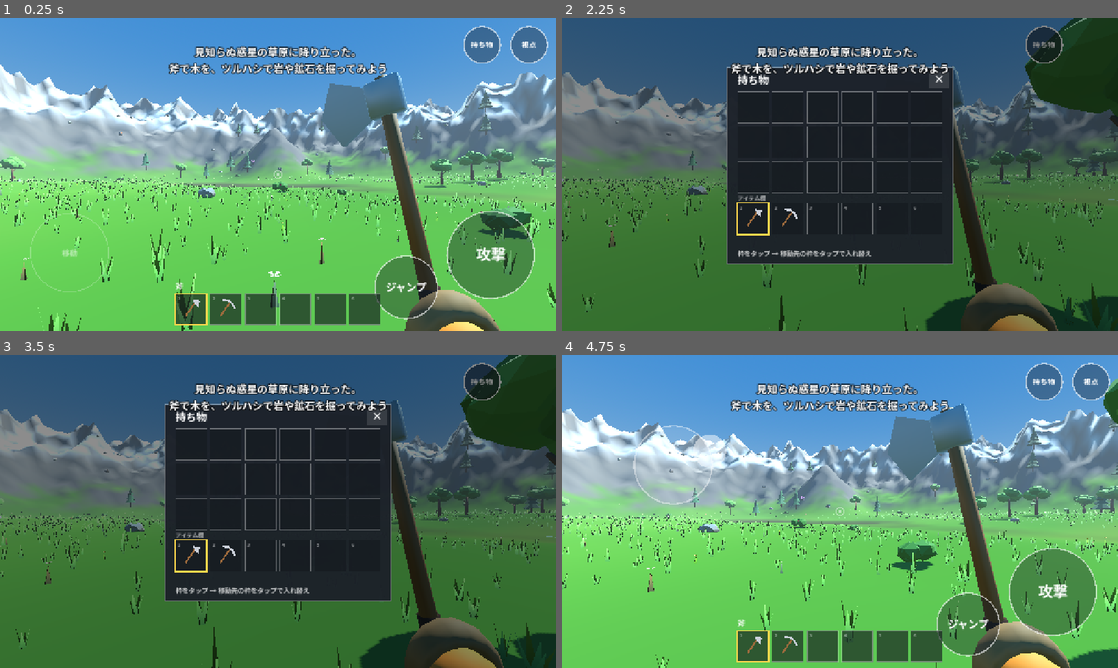
Above: before the commit, frames 1-4 (two rows, left to right).
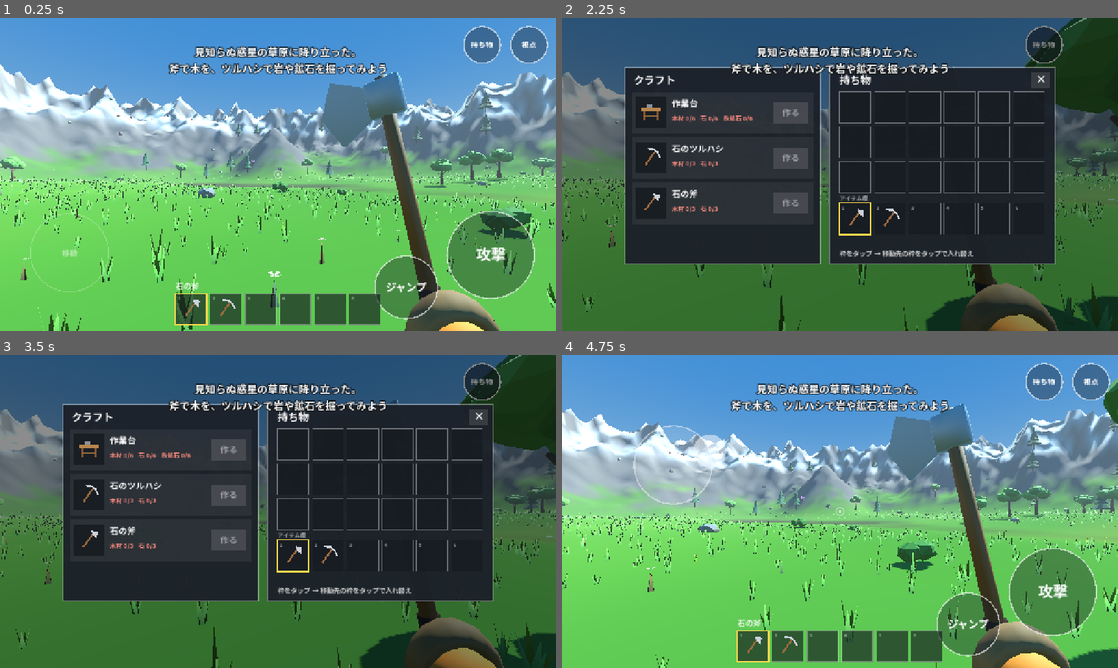
Above: after the commit, the same moments.

Repository: tailangsitianzhong-stack/Calude4
Game: Godot game, scene res://main.tscn
Same seed, same stepped clock (60 frames per second), same inputs: the game is played once before the commit and once after it.
Inputs (mouse positions are in pixels of both pictures, inside the frame that each line leads up to):
- Up to frame 1 (0.25 s): no input
- Up to frame 2 (2.25 s): tap Enter at 0.5 s; move the mouse to (962, 158) at 0.52 s; hold D 0.53-1.25 s; tap F at 0.6 s; click (962, 158) at 0.67 s; tap Space at 0.77 s; drag from (728, 190) to (812, 237) at 1.27 s; move the mouse to (895, 105) at 2.02 s; hold D from 2.03 s (still down); tap E at 2.1 s
- Up to frame 3 (3.5 s): release D at 2.75 s; drag from (250, 574) to (111, 464) at 2.77 s
- Up to frame 4 (4.75 s): tap Space at 3.5, 3.77 s; move the mouse to (1006, 558) at 3.52 s; hold A 3.53-4.25 s; tap I at 3.6 s; drag from (673, 464) to (756, 433) at 4.27 s

The runs differ from the first frame. In frame 1, less than 0.1% of the frame differs, in the area x 31-36%, y 84-87%; in frame 2, 26%, in the area x 11-89%, y 15-79%; in frame 3, 26%; in frame 4, less than 0.1%.

Commit message:
Add crafting panel and placeable workbench
Crafting panel beside the bag screen makes a workbench, stone
pickaxe and stone axe. Holding a workbench shows a placement
preview and the attack button places it. Add crafting tests.

Co-Authored-By: Claude Opus 5.5 <noreply@anthropic.com>
Claude-Session: https://claude.ai/code/session_01KQKHjnwP1HCa4YZjVTQqff

Diff:
--- a/scripts/inventory.gd
+++ b/scripts/inventory.gd
@@ -8,16 +8,24 @@
 const BAG_SIZE := 18
 const SIZE := HOTBAR_SIZE + BAG_SIZE
 
-## アイテムの定義。stack は1枠に入る最大数、tool は手に持って使う道具
+## アイテムの定義。stack は1枠に入る最大数、tool は手に持って使う道具、place は地面に設置できる物
 const ITEMS := {
-	"axe": {"name": "斧", "stack": 1, "tool": true},
-	"pickaxe": {"name": "ツルハシ", "stack": 1, "tool": true},
+	"axe": {"name": "石の斧", "stack": 1, "tool": true},
+	"pickaxe": {"name": "石のツルハシ", "stack": 1, "tool": true},
+	"workbench": {"name": "作業台", "stack": 10, "place": true},
 	"wood": {"name": "木材", "stack": 100},
 	"stone": {"name": "石", "stack": 100},
 	"iron": {"name": "鉄鉱石", "stack": 100},
 	"copper": {"name": "銅鉱石", "stack": 100},
 	"crystal": {"name": "結晶", "stack": 100},
 }
+
+## クラフトの作り方(持ち物画面の左に並ぶ順)
+const RECIPES := [
+	{"id": "workbench", "count": 1, "cost": {"wood": 6, "stone": 6, "iron": 6}},
+	{"id": "pickaxe", "count": 1, "cost": {"wood": 3, "stone": 3}},
+	{"id": "axe", "count": 1, "cost": {"wood": 3, "stone": 3}},
+]
 
 ## 各枠は {} (空) か {"id": String, "count": int}
 var slots: Array[Dictionary] = []
@@ -34,6 +42,10 @@
 
 static func is_tool_item(id: String) -> bool:
 	return ITEMS.has(id) and ITEMS[id].get("tool", false)
+
+
+static func is_placeable(id: String) -> bool:
+	return ITEMS.has(id) and ITEMS[id].get("place", false)
 
 
 ## 入れられなかった数を返す(持ち物がいっぱいのとき 0 より大きい)
@@ -88,3 +100,57 @@
 		slots[from] = b
 		slots[to] = a
 	changed.emit()
+
+
+## 入りきる数(重ねられる分 + 空き枠)
+func space_for(id: String) -> int:
+	var max_stack: int = ITEMS[id]["stack"]
+	var n := 0
+	for s in slots:
+		if s.is_empty():
+			n += max_stack
+		elif s["id"] == id:
+			n += max_stack - s["count"]
+	return n
+
+
+## 取り除けなかった数を返す。アイテム欄より後ろ(かばん)から先に使う
+func remove(id: String, count: int) -> int:
+	for i in range(SIZE - 1, -1, -1):
+		if count <= 0:
+			break
+		var s := slots[i]
+		if s.get("id", "") == id:
+			var n := mini(count, s["count"])
+			s["count"] -= n
+			count -= n
+			if s["count"] <= 0:
+				slots[i] = {}
+	changed.emit()
+	return count
+
+
+func can_afford(cost: Dictionary) -> bool:
+	for k in cost:
+		if total(k) < cost[k]:
+			return false
+	return true
+
+
+## 作れたら ""、作れなければ理由を返す
+func craft(recipe: Dictionary) -> String:
+	var cost: Dictionary = recipe["cost"]
+	if not can_afford(cost):
+		var need := []
+		for k in cost:
+			if total(k) < cost[k]:
+				need.append("%s があと %d" % [item_name(k), cost[k] - total(k)])
+		return "素材が足りない(%s)" % "、".join(need)
+	for k in cost:
+		remove(k, cost[k])
+	if space_for(recipe["id"]) < recipe["count"]:
+		for k in cost:
+			add(k, cost[k])
+		return "持ち物がいっぱいで受け取れない"
+	add(recipe["id"], recipe["count"])
+	return ""
--- a/scripts/main.gd
+++ b/scripts/main.gd
@@ -32,6 +32,16 @@
 
 var inventory := Inventory.new()
 
+# 設置
+const PLACE_REACH := 5.0
+var _workbench_scene: PackedScene
+var _preview: Node3D
+var _preview_ok_mat: StandardMaterial3D
+var _preview_ng_mat: StandardMaterial3D
+var _preview_valid := false
+var _placed: Array[Node3D] = []
+var _was_attack := false
+
 
 func _ready() -> void:
 	rng.seed = 20261102
@@ -51,6 +61,7 @@
 			_spawn(kind)
 	_spawn_bushes(45)
 	_make_particles()
+	_make_preview()
 
 	player = Player.new()
 	add_child(player)
@@ -152,6 +163,8 @@
 		player.set_first_person(not player.first_person)
 		show_message("一人称視点" if player.first_person else "三人称視点", 1.2)
 	)
+	controls.craft_requested.connect(_on_craft)
+	inventory.changed.connect(func() -> void: _select_slot(controls.selected_slot))
 	layer.add_child(controls)
 
 	msg_label = Label.new()
@@ -170,6 +183,10 @@
 	var id := inventory.id_at(i)
 	# 道具なら手に持つ。素材や空の枠なら素手
 	var tool_id := id if Inventory.is_tool_item(id) else ""
+	# 設置できる物を持っているときは、攻撃ボタンが「設置」になる
+	var placing := Inventory.is_placeable(id)
+	player.can_swing = not placing
+	controls.attack_label = "設置" if placing else "攻撃"
 	if tool_id != player.current_tool:
 		player.set_tool(tool_id)
 
@@ -211,6 +228,7 @@
 # ---------------------------------------------------------------- 毎フレーム
 
 func _process(delta: float) -> void:
+	_update_placement()
 	for r in _respawn_queue:
 		r["time"] -= delta
 	for r in _respawn_queue.filter(func(x: Dictionary) -> bool: return x["time"] <= 0.0):
@@ -229,3 +247,105 @@
 		_msg_time -= delta
 		if _msg_time < 0.5:
 			msg_label.modulate.a = maxf(_msg_time / 0.5, 0.0)
+
+
+# ---------------------------------------------------------------- クラフトと設置
+
+func _on_craft(i: int) -> void:
+	var rec: Dictionary = Inventory.RECIPES[i]
+	var err := inventory.craft(rec)
+	if err == "":
+		show_message("%s を作った" % Inventory.item_name(rec["id"]), 1.6)
+	else:
+		show_message(err, 2.2)
+
+
+func _make_preview() -> void:
+	_workbench_scene = load("res://assets/models/workbench.glb")
+	_preview = _workbench_scene.instantiate()
+	_preview.visible = false
+	add_child(_preview)
+	_preview_ok_mat = _ghost_material(Color(0.4, 1.0, 0.5, 0.45))
+	_preview_ng_mat = _ghost_material(Color(1.0, 0.35, 0.3, 0.45))
+	for m in _preview.find_children("*", "GeometryInstance3D", true, false):
+		(m as GeometryInstance3D).cast_shadow = GeometryInstance3D.SHADOW_CASTING_SETTING_OFF
+
+
+func _ghost_material(c: Color) -> StandardMaterial3D:
+	var m := StandardMaterial3D.new()
+	m.shading_mode = BaseMaterial3D.SHADING_MODE_UNSHADED
+	m.transparency = BaseMaterial3D.TRANSPARENCY_ALPHA
+	m.albedo_color = c
+	return m
+
+
+## 設置できる物を持っているとき、視線の先に半透明の見本を出す。攻撃(設置)ボタンを押した瞬間に置く
+func _update_placement() -> void:
+	var held := inventory.id_at(controls.selected_slot)
+	var pressed_now := player.attack_held and not _was_attack
+	_was_attack = player.attack_held
+	if not Inventory.is_placeable(held) or controls.bag_open:
+		_preview.visible = false
+		return
+
+	var reach := PLACE_REACH + (0.0 if player.first_person else player.spring.spring_length)
+	var hit := player.get_aim_hit(reach)
+	if hit.is_empty():
+		_preview.visible = false
+		if pressed_now:
+			show_message("地面を狙って設置しよう")
+		return
+
+	var pos: Vector3 = hit["position"]
+	var normal: Vector3 = hit["normal"]
+	var reason := ""
+	if hit["collider"] is Harvestable or (hit["collider"] as Node).is_in_group("placed"):
+		reason = "ほかの物の上には置けない"
+	elif normal.y < 0.8:
+		reason = "坂が急すぎて置けない"
+	elif pos.y < World.WATER_LEVEL and Vector2(pos.x, pos.z).distance_to(World.LAKE_CENTER) < World.LAKE_RADIUS * 1.3:
+		reason = "水の中には置けない"
+	elif Vector2(pos.x - player.global_position.x, pos.z - player.global_position.z).length() < 1.0:
+		reason = "自分の足元には置けない"
+	else:
+		for n in get_children():
+			if (n is Harvestable or n.is_in_group("placed")) and Vector2(n.global_position.x - pos.x, n.global_position.z - pos.z).length() < 1.4:
+				reason = "近くの物とぶつかる"
+				break
+	_preview_valid = reason == ""
+
+	# 作業する側(正面)をプレイヤーに向ける
+	var to_player := player.global_position - pos
+	_preview.global_position = pos
+	_preview.rotation = Vector3(0, atan2(-to_player.x, -to_player.z), 0)
+	_preview.visible = true
+	for m in _preview.find_children("*", "GeometryInstance3D", true, false):
+		(m as GeometryInstance3D).material_override = _preview_ok_mat if _preview_valid else _preview_ng_mat
+
+	if pressed_now:
+		if _preview_valid:
+			_place(held, _preview.global_transform)
+		else:
+			show_message(reason)
+
+
+func _place(id: String, xform: Transform3D) -> void:
+	var body := StaticBody3D.new()
+	body.collision_layer = 1
+	body.collision_mask = 0
+	body.add_to_group("placed")
+	body.set_meta("item", id)
+	var model: Node3D = _workbench_scene.instantiate()
+	body.add_child(model)
+	var col := CollisionShape3D.new()
+	var box := BoxShape3D.new()
+	box.size = Vector3(1.32, 0.92, 0.6)
+	col.shape = box
+	col.position.y = 0.46
+	body.add_child(col)
+	add_child(body)
+	body.global_transform = xform
+	_placed.append(body)
+	inventory.remove(id, 1)
+	_burst(xform.origin + Vector3(0, 0.3, 0), Color(0.6, 0.45, 0.28))
+	show_message("%s を設置した" % Inventory.item_name(id), 1.6)
--- a/scripts/player.gd
+++ b/scripts/player.gd
@@ -13,6 +13,7 @@
 var look_delta := Vector2.ZERO
 var jump_requested := false
 var attack_held := false
+var can_swing := true       ## 設置できる物を持っているときは振らない
 
 var walk_speed := 5.0
 var jump_speed := 5.2
@@ -168,6 +169,14 @@
 			GeometryInstance3D.SHADOW_CASTING_SETTING_SHADOWS_ONLY if first_person else GeometryInstance3D.SHADOW_CASTING_SETTING_ON)
 
 
+## 視線の先で地面(や設置物)に当たる場所。届かなければ空の辞書
+func get_aim_hit(max_dist: float) -> Dictionary:
+	var from := camera.global_position
+	var to := from - camera.global_transform.basis.z * max_dist
+	var q := PhysicsRayQueryParameters3D.create(from, to, 1 | 4, [get_rid()])
+	return get_world_3d().direct_space_state.intersect_ray(q)
+
+
 ## いま狙っている物(届く範囲)
 func get_target() -> Object:
 	if ray.is_colliding():
@@ -222,7 +231,7 @@
 			_hit_pending = false
 			var target := get_target()
 			swung.emit(target, ray.get_collision_point() if ray.is_colliding() else Vector3.ZERO)
-	elif attack_held:
+	elif attack_held and can_swing:
 		_swing_timer = SWING_TIME
 		_hit_pending = true
 		if anim and anim.has_animation("Swing"):
--- a/scripts/touch_controls.gd
+++ b/scripts/touch_controls.gd
@@ -7,11 +7,15 @@
 
 signal slot_selected(index: int)
 signal view_toggled
+signal craft_requested(index: int)
 
 const JOY_RADIUS := 90.0
 const LOOK_SENSITIVITY := 0.005
 const SLOT_SIZE := 72.0
 const SLOT_GAP := 8.0
+const CRAFT_W := 450.0
+const PANEL_GAP := 20.0
+const CRAFT_ROW_H := 96.0
 
 var player: Player
 var inventory: Inventory
@@ -19,6 +23,7 @@
 var target_name := ""
 var target_ratio := -1.0       ## 狙っている物の残り体力(0〜1)、なければ -1
 var bag_open := false
+var attack_label := "攻撃"   ## 設置できる物を持っているときは「設置」
 
 var _joy_index := -1
 var _joy_origin := Vector2.ZERO
@@ -41,7 +46,7 @@
 func _buttons() -> Array:
 	var s := size
 	return [
-		{"id": "attack", "label": "攻撃", "pos": Vector2(s.x - 150, s.y - 175), "r": 100.0},
+		{"id": "attack", "label": attack_label, "pos": Vector2(s.x - 150, s.y - 175), "r": 100.0},
 		{"id": "jump", "label": "ジャンプ", "pos": Vector2(s.x - 345, s.y - 100), "r": 72.0},
 		{"id": "view", "label": "視点", "pos": Vector2(s.x - 62, 62), "r": 42.0},
 		{"id": "bag", "label": "持ち物", "pos": Vector2(s.x - 170, 62), "r": 42.0},
@@ -54,10 +59,27 @@
 	return Rect2(Vector2(x0 + i * (SLOT_SIZE + SLOT_GAP), size.y - SLOT_SIZE - 14.0), Vector2(SLOT_SIZE, SLOT_SIZE))
 
 
+## 持ち物画面(右側)。左にクラフト画面が並ぶので、2つ合わせて中央に置く
 func _panel_rect() -> Rect2:
 	var w := 6 * SLOT_SIZE + 5 * SLOT_GAP + 48.0
 	var h := 4 * SLOT_SIZE + 3 * SLOT_GAP + 140.0
-	return Rect2((size - Vector2(w, h)) / 2.0 + Vector2(0, -20), Vector2(w, h))
+	var x0 := (size.x - (CRAFT_W + PANEL_GAP + w)) / 2.0
+	return Rect2(Vector2(x0 + CRAFT_W + PANEL_GAP, (size.y - h) / 2.0 - 20.0), Vector2(w, h))
+
+
+func _craft_rect() -> Rect2:
+	var p := _panel_rect()
+	return Rect2(Vector2(p.position.x - PANEL_GAP - CRAFT_W, p.position.y), Vector2(CRAFT_W, p.size.y))
+
+
+func _craft_row_rect(i: int) -> Rect2:
+	var c := _craft_rect()
+	return Rect2(c.position + Vector2(16, 56 + i * (CRAFT_ROW_H + 8)), Vector2(CRAFT_W - 32, CRAFT_ROW_H))
+
+
+func _craft_button_rect(i: int) -> Rect2:
+	var r := _craft_row_rect(i)
+	return Rect2(Vector2(r.end.x - 92, r.position.y + (r.size.y - 48) / 2.0), Vector2(80, 48))
 
 
 ## 持ち物画面の枠。かばん(3段)が上、アイテム欄(1段)が下
@@ -87,7 +109,10 @@
 		for i in Inventory.SIZE:
 			if _bag_rect(i).has_point(p):
 				return "bag%d" % i
-		if _panel_rect().has_point(p):
+		for i in Inventory.RECIPES.size():
+			if _craft_button_rect(i).grow(6).has_point(p):
+				return "craft%d" % i
+		if _panel_rect().has_point(p) or _craft_rect().has_point(p):
 			return "panel"
 		return "close"
 	for b in _buttons():
@@ -127,6 +152,8 @@
 		_:
 			if id.begins_with("slot"):
 				slot_selected.emit(int(id.substr(4)))
+			elif id.begins_with("craft"):
+				craft_requested.emit(int(id.substr(5)))
 			elif id.begins_with("bag"):
 				_tap_bag_slot(int(id.substr(3)))
 
@@ -279,6 +306,7 @@
 
 func _draw_bag(font: Font) -> void:
 	draw_rect(Rect2(Vector2.ZERO, size), Color(0, 0, 0, 0.45))
+	_draw_craft(font)
 	var p := _panel_rect()
 	draw_rect(p, Color(0.11, 0.13, 0.16, 0.96))
 	draw_rect(p, Color(1, 1, 1, 0.35), false, 2.0)
@@ -339,6 +367,42 @@
 				var spot := Color(0.85, 0.5, 0.28) if id == "iron" else Color(0.3, 0.78, 0.62)
 				for q in [Vector2(-6, -4), Vector2(6, 4), Vector2(5, -8), Vector2(-8, 7)]:
 					draw_circle(c + q, 3.5, spot)
+		"workbench":
+			draw_rect(Rect2(c + Vector2(-22, -10), Vector2(44, 8)), Color(0.72, 0.52, 0.3))
+			draw_rect(Rect2(c + Vector2(-19, -2), Vector2(6, 20)), Color(0.5, 0.33, 0.18))
+			draw_rect(Rect2(c + Vector2(13, -2), Vector2(6, 20)), Color(0.5, 0.33, 0.18))
+			draw_rect(Rect2(c + Vector2(-15, 8), Vector2(30, 4)), Color(0.6, 0.42, 0.24))
+			draw_rect(Rect2(c + Vector2(-10, -16), Vector2(12, 6)), Color(0.55, 0.56, 0.6))
 		"crystal":
 			draw_colored_polygon(PackedVector2Array([c + Vector2(0, -20), c + Vector2(11, -4), c + Vector2(0, 18), c + Vector2(-11, -4)]), Color(0.7, 0.55, 1.0))
 			draw_colored_polygon(PackedVector2Array([c + Vector2(0, -20), c + Vector2(11, -4), c + Vector2(0, -4)]), Color(0.88, 0.8, 1.0))
+
+
+func _draw_craft(font: Font) -> void:
+	var c := _craft_rect()
+	draw_rect(c, Color(0.11, 0.13, 0.16, 0.96))
+	draw_rect(c, Color(1, 1, 1, 0.35), false, 2.0)
+	draw_string(font, c.position + Vector2(20, 38), "クラフト", HORIZONTAL_ALIGNMENT_LEFT, -1, 24, Color.WHITE)
+	for i in Inventory.RECIPES.size():
+		var rec: Dictionary = Inventory.RECIPES[i]
+		var row := _craft_row_rect(i)
+		var ok := inventory.can_afford(rec["cost"])
+		draw_rect(row, Color(1, 1, 1, 0.06))
+		var icon := Rect2(row.position + Vector2(8, (row.size.y - SLOT_SIZE) / 2.0), Vector2(SLOT_SIZE, SLOT_SIZE))
+		draw_rect(icon, Color(0.08, 0.1, 0.12, 0.8))
+		_draw_item_icon(icon, rec["id"])
+		var tx := icon.end.x + 12
+		draw_string(font, Vector2(tx, row.position.y + 34), Inventory.item_name(rec["id"]), HORIZONTAL_ALIGNMENT_LEFT, -1, 20, Color.WHITE)
+		# 必要な素材(持っている数 / 必要な数)。足りない物は赤
+		var x := tx
+		for k in rec["cost"]:
+			var have := inventory.total(k)
+			var need: int = rec["cost"][k]
+			var txt := "%s %d/%d" % [Inventory.item_name(k), mini(have, 999), need]
+			var col := Color(0.75, 0.95, 0.7) if have >= need else Color(1.0, 0.55, 0.5)
+			draw_string(font, Vector2(x, row.position.y + 66), txt, HORIZONTAL_ALIGNMENT_LEFT, -1, 14, col)
+			x += font.get_string_size(txt, HORIZONTAL_ALIGNMENT_LEFT, -1, 14).x + 12
+		var b := _craft_button_rect(i)
+		var pressed := _pressed.values().has("craft%d" % i)
+		draw_rect(b, Color(0.3, 0.7, 0.4, 0.95 if pressed else 0.8) if ok else Color(0.35, 0.35, 0.38, 0.6))
+		draw_string(font, Vector2(b.position.x, b.position.y + 31), "作る", HORIZONTAL_ALIGNMENT_CENTER, b.size.x, 20, Color.WHITE if ok else Color(1, 1, 1, 0.45))
--- /dev/null
+++ b/tests/test_craft.gd
@@ -0,0 +1,67 @@
+extends SceneTree
+## クラフト(作業台・石の斧・石のツルハシ)と、作業台を地面に設置できることを確かめる。
+## godot --headless --script res://tests/test_craft.gd
+
+var failed := 0
+var main: Node
+var frames := 0
+
+
+func check(ok: bool, label: String) -> void:
+	print(("PASS: " if ok else "FAIL: ") + label)
+	if not ok:
+		failed += 1
+
+
+func _init() -> void:
+	var inv := Inventory.new()
+	inv.add("axe", 1)
+	inv.add("pickaxe", 1)
+	check(Inventory.item_name("axe") == "石の斧" and Inventory.item_name("pickaxe") == "石のツルハシ", "最初の道具は石の斧・石のツルハシ")
+
+	var bench: Dictionary = Inventory.RECIPES[0]
+	check(bench["id"] == "workbench", "クラフトの1番目は作業台")
+	check(inv.craft(bench) != "", "素材がないと作業台は作れない")
+	inv.add("wood", 10)
+	inv.add("stone", 10)
+	inv.add("iron", 5)
+	check(inv.craft(bench) != "" and inv.total("wood") == 10, "鉄鉱石が1つ足りないと作れず、素材も減らない")
+	inv.add("iron", 1)
+	check(inv.craft(bench) == "", "木材・石・鉄鉱石 6 ずつで作業台を作れる")
+	check(inv.total("workbench") == 1 and inv.total("wood") == 4 and inv.total("stone") == 4 and inv.total("iron") == 0, "素材が 6 ずつ減る")
+	check(inv.craft(Inventory.RECIPES[1]) == "" and inv.total("pickaxe") == 2, "木材3・石3で石のツルハシを作れる")
+	check(inv.total("wood") == 1 and inv.total("stone") == 1, "ツルハシの分だけ素材が減る")
+	check(inv.craft(Inventory.RECIPES[2]) != "", "素材が足りなければ石の斧は作れない")
+
+	main = load("res://main.tscn").instantiate()
+	root.add_child(main)
+
+
+func _process(_delta: float) -> bool:
+	frames += 1
+	var p: Player = main.player
+	if frames == 5:
+		main.inventory.add("workbench", 1)
+		var slot := -1
+		for i in Inventory.HOTBAR_SIZE:
+			if main.inventory.id_at(i) == "workbench":
+				slot = i
+		main._select_slot(slot)
+		check(main.controls.attack_label == "設置", "作業台を選ぶと攻撃ボタンが「設置」になる")
+		p.head.rotation.x = deg_to_rad(-40)  # 足元の少し先の地面を見る
+	if frames == 15:
+		check(main._preview.visible, "視線の先に作業台の見本が出る")
+		main.controls._key_attack = true
+	if frames == 18:
+		main.controls._key_attack = false
+	if frames == 25:
+		var placed := root.get_tree().get_nodes_in_group("placed")
+		check(placed.size() == 1, "作業台が地面に設置される")
+		check(main.inventory.total("workbench") == 0, "設置すると持ち物から作業台が減る")
+		if placed.size() == 1:
+			var d := Vector2(placed[0].global_position.x - p.global_position.x, placed[0].global_position.z - p.global_position.z).length()
+			check(d > 1.0 and d < 5.5, "プレイヤーの前方 1〜5.5m に置かれる (%.1fm)" % d)
+		check(main.controls.attack_label == "攻撃", "使い切ると攻撃ボタンに戻る")
+		print("結果: %s" % ("すべて成功" if failed == 0 else "%d 件失敗" % failed))
+		quit(failed)
+	return false
Binary file added: assets/models/workbench.glb
Not shown, added: assets/models/workbench.glb.import
Binary file changed: fonts/ui_font.ttf
Not shown, added: tests/test_craft.gd.uid
